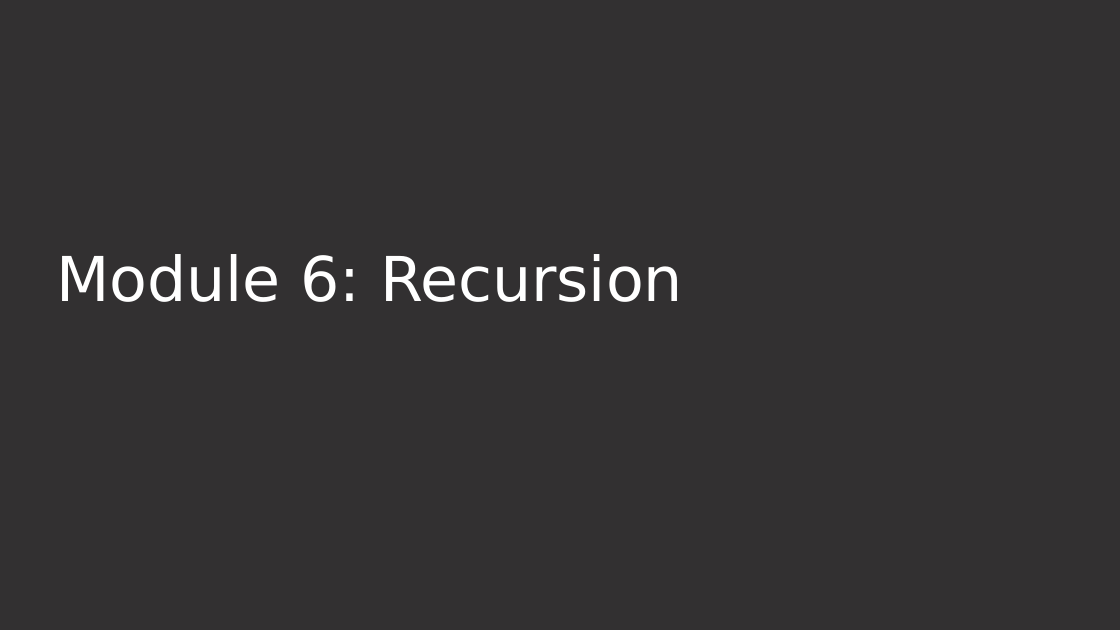
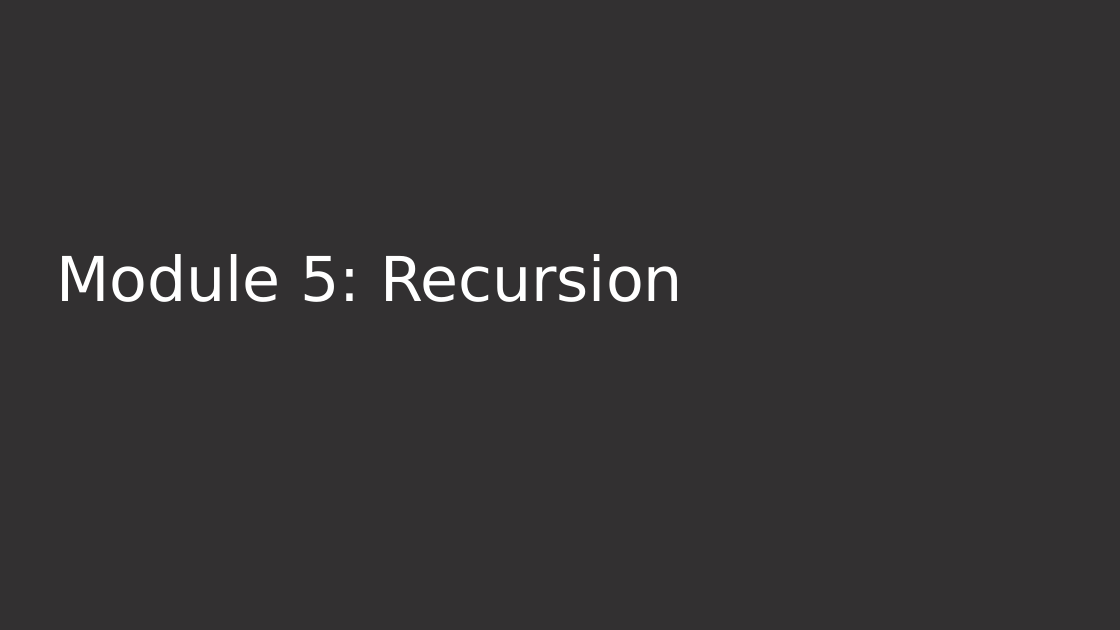
Before and after one commit to georgekwi/manual, a slide deck: slide 1 of slides/mod5.pptx. Drawn at 1120x630 pixels with LibreOffice and Linux fonts; fonts in the diff are those of the drawing; background and template pictures are left out. Boxes give left, top, right and bottom in pixels: in the first picture for what was removed or moved away, otherwise in the second. Text is boxed around its words. In the diff, an @@ line names an element or a change of style, - is before the commit and + after.

Commit message:
Fixed solutions to contain the new file names for the sample-data. Created the pdf version of the slides.  Regernerated the .zip files.

```diff
--- a/slides/mod5.pptx
+++ b/slides/mod5.pptx
@@ title at (x1=56, y1=254, x2=683, y2=302): text changed @@
-Module 6: Recursion
+Module 5: Recursion
```
Also in this commit, not shown: 30 other files.
